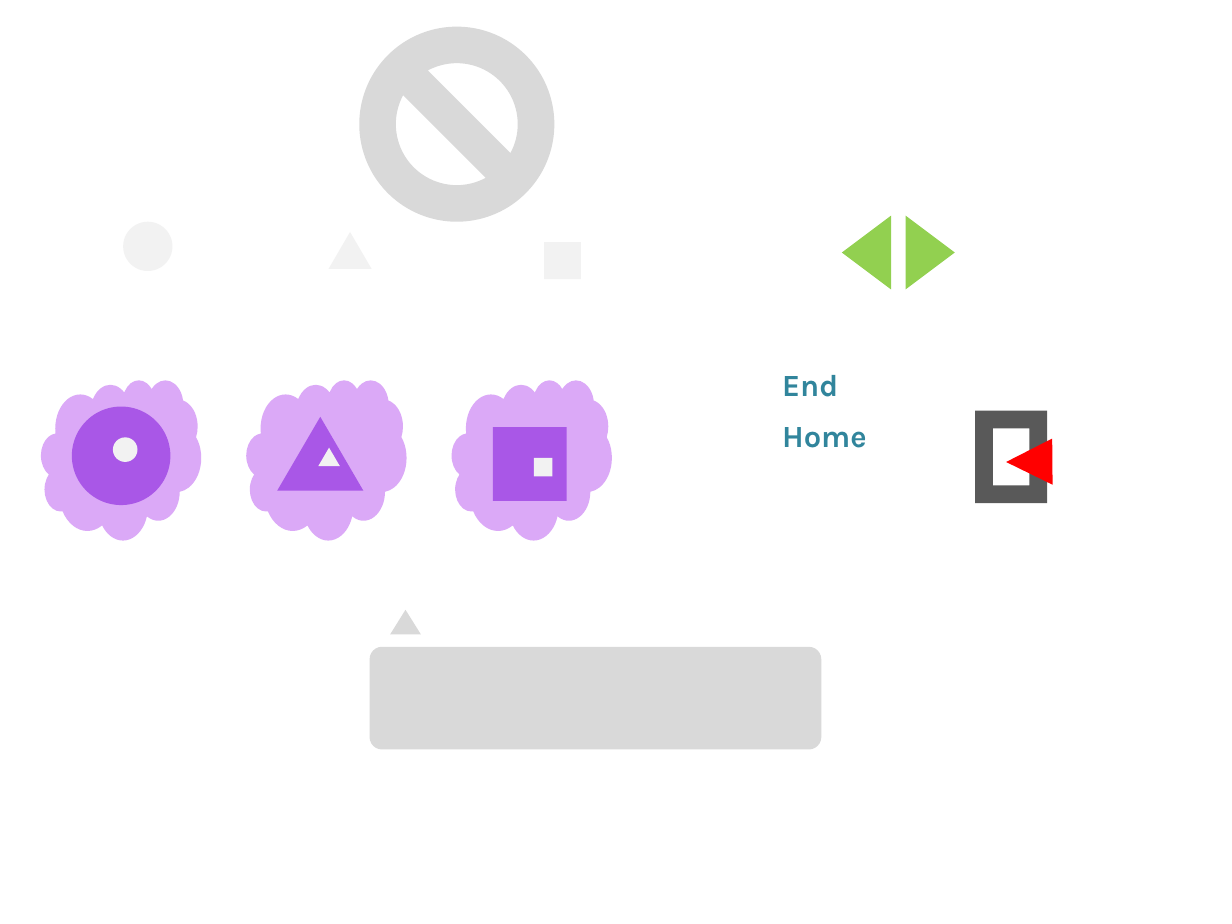
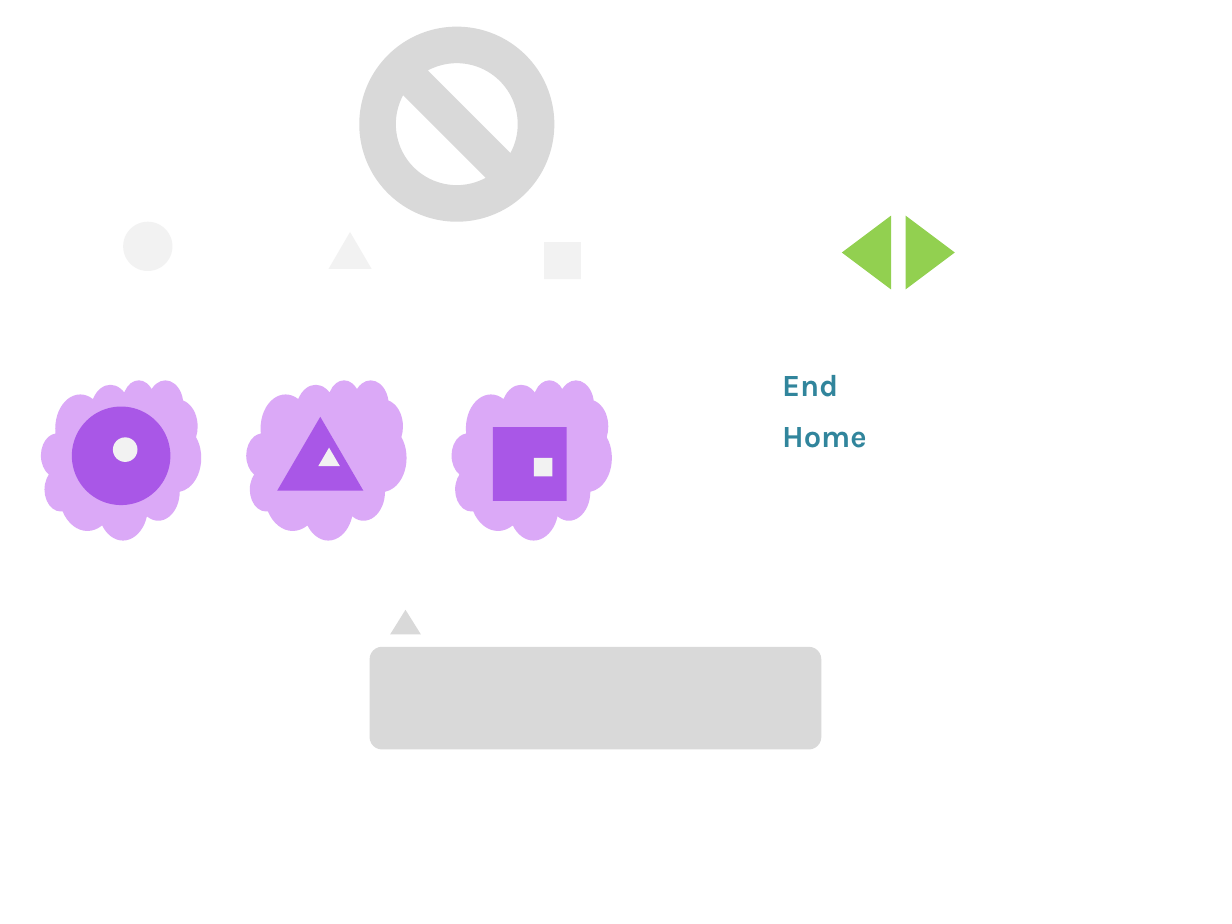
Before and after one commit to rmaniego/bionts, a slide deck: slide 1 of Presentation1.pptx. Drawn at 1232x924 pixels with LibreOffice and Linux fonts; fonts in the diff are those of the drawing. Boxes give left, top, right and bottom in pixels: in the first picture for what was removed or moved away, otherwise in the second. Text is boxed around its words. In the diff, an @@ line names an element or a change of style, - is before the commit and + after.

```diff
--- a/Presentation1.pptx
+++ b/Presentation1.pptx
@@ frame removed at (976,410,1047,503) @@
@@ arrow removed from (1037, 462) to (1007, 462) @@
```
Also in this commit, not shown: 31 other files.
